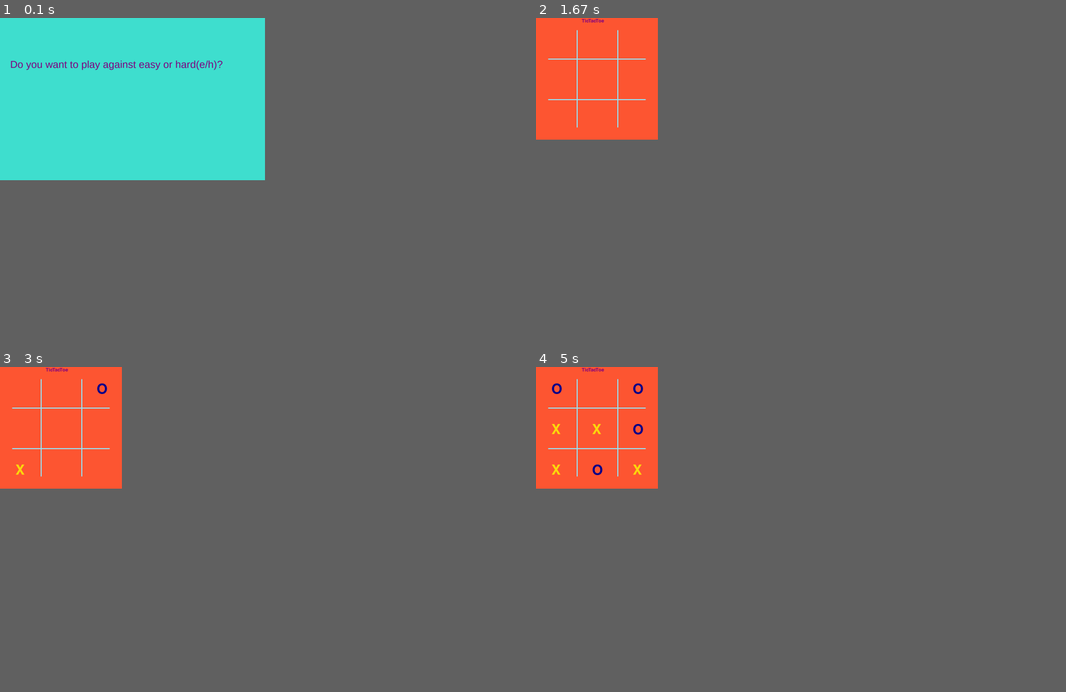
Above: before the commit, frames 1-4 (two rows, left to right).
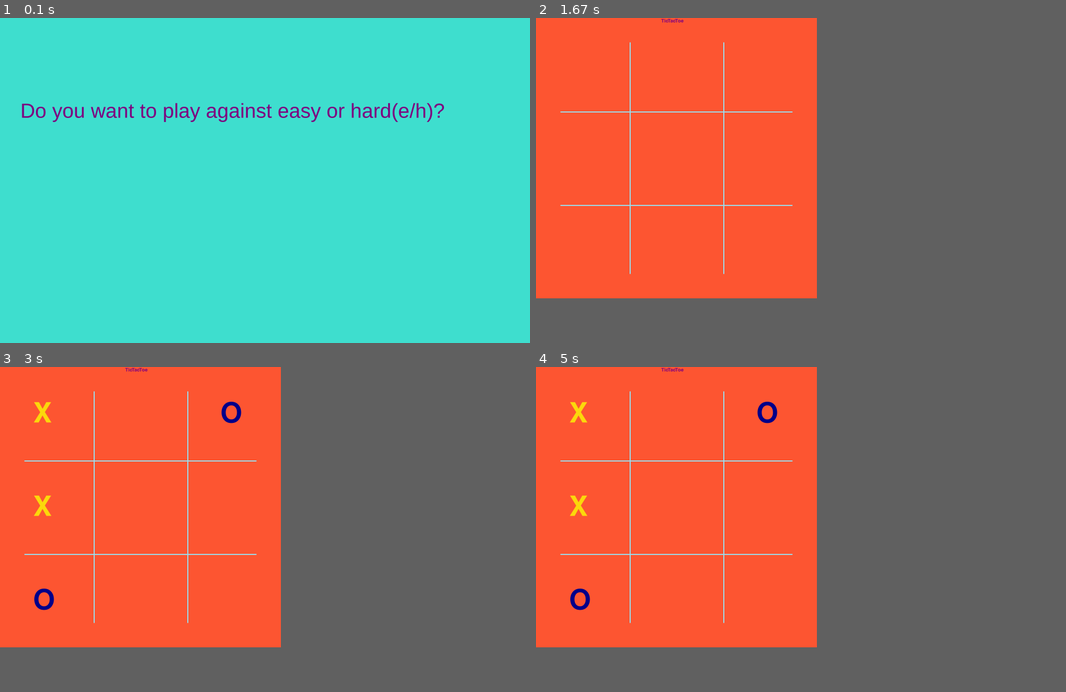
Above: after the commit, the same moments.

Repository: vv-ss/avpython
Game: pygame game, started from jugend_forscht/tictactoe/tictactoe pygame.py
Two runs of this game, one before a commit and one after it. Both use one fixed random seed, a clock stepped at 60 frames per second and the inputs below.
Inputs (mouse positions are in pixels of both pictures, inside the frame that each line leads up to):
- Up to frame 1 (0.1 s): no input
- Up to frame 2 (1.67 s): tap E at 0.33 s; tap 3 at 0.67 s; tap Y at 1.1 s
- Up to frame 3 (3 s): move the mouse to (21, 458) at 1.7 s; click (21, 458) at 2.03 s; move the mouse to (21, 467) at 2.5 s; click (21, 467) at 2.78 s
- Up to frame 4 (5 s): move the mouse to (562, 409) at 3.2 s; click (562, 409) at 3.48 s; move the mouse to (589, 419) at 3.9 s; click (589, 419) at 4.15 s; move the mouse to (615, 471) at 4.57 s; click (615, 471) at 4.82 s
In our replay, in frame 1 the window is 450x276 before the commit and 900x553 after it. These sizes can differ from the game's own. Grey fills any space a smaller window leaves; there, only what the larger window draws over its background counts as a difference.

The runs differ from the first frame. In frame 1, 1.7% of the frame differs, in the area x 2-84%, y 13-33%; in frame 2, 1.0%; in frame 3, 1.5%; in frame 4, 1.7%, in the area x 2-49%, y 0-79%.

Commit message:
vergroessert and translated

Diff:
--- a/jugend_forscht/tictactoe/tictactoe pygame.py
+++ b/jugend_forscht/tictactoe/tictactoe pygame.py
@@ -2,183 +2,184 @@
 from pygame.locals import *
 import random
 
+groessen_faktor = 2
 Wert_dict = {}
-com_move_first = True
-cell_width = 200
+com_ist_dran = True
+kaestchen_groesse = 230*groessen_faktor
 
 # Welche Züge kann der Spieler ziehen
-def next_players_state(n):
-    moves = []
-    for i in range(0, len(n)):
-        if n[i] == '0':
-            x = list(n)
-            x[i] = '2'
-            moves.append(''.join(x))
-    return moves
+def naechste_spieler_zuege(brettzustand):
+    zuege = []
+    for kaestchen in range(0, len(brettzustand)):
+        if brettzustand[kaestchen] == '0':
+            x = list(brettzustand)
+            x[kaestchen] = '2'
+            zuege.append(''.join(x))
+    return zuege
 
 # Welche Züge kann der Computer ziehen
-def next_com_state(n):
-    next_states = []
-    for i in range(0, len(n)):
-        if n[i] == '0':
-            x = list(n)
-            x[i] = '1'
-            next_states.append(''.join(x))
-    return next_states
+def naechste_com_zuege(brettzustand):
+    naechste_zuege = []
+    for kaestchen in range(0, len(brettzustand)):
+        if brettzustand[kaestchen] == '0':
+            x = list(brettzustand)
+            x[kaestchen] = '1'
+            naechste_zuege.append(''.join(x))
+    return naechste_zuege
 
 # Unentschieden
-def draw(n):
-    if is_player_end_state(n) or is_com_end_state(n) or '0' in n:
+def unentschieden(brettzustand):
+    if spieler_hat_gewonnen(brettzustand) or com_hat_gewonnen(brettzustand) or '0' in brettzustand:
         return False
     else:
         return True
 
 # Positionen, wie die Lage aussehen könnte, wenn der Spieler gewinnt
-def is_player_end_state(n):
+def spieler_hat_gewonnen(n):
     if len(n) == 9:
         if n[0] == n[3] == n[6] == '2':
-            player_win = True
+            spieler_sieg = True
         elif n[1] == n[4] == n[7] == '2':
-            player_win = True
+            spieler_sieg = True
         elif n[2] == n[5] == n[8] == '2':
-            player_win = True
+            spieler_sieg = True
         elif n[0] == n[1] == n[2] == '2':
-            player_win = True
+            spieler_sieg = True
         elif n[3] == n[4] == n[5] == '2':
-            player_win = True
+            spieler_sieg = True
         elif n[6] == n[7] == n[8] == '2':
-            player_win = True
+            spieler_sieg = True
         elif n[0] == n[4] == n[8] == '2':
-            player_win = True
+            spieler_sieg = True
         elif n[2] == n[4] == n[6] == '2':
-            player_win = True
+            spieler_sieg = True
         else:
-            player_win = False
-        return player_win
+            spieler_sieg = False
+        return spieler_sieg
     if len(n) == 16:
         if n[0] == n[4] == n[8] == n[12] == '2':
-            player_win = True
+            spieler_sieg = True
         elif n[1] == n[5] == n[9] == n[13] == '2':
-            player_win = True
+            spieler_sieg = True
         elif n[2] == n[6] == n[10] == n[14] == '2':
-            player_win = True
+            spieler_sieg = True
         elif n[3] == n[7] == n[11] == n[15] == '2':
-            player_win = True
+            spieler_sieg = True
         elif n[0] == n[1] == n[2] == n[3] == '2':
-            player_win = True
+            spieler_sieg = True
         elif n[4] == n[5] == n[6] == n[7] == '2':
-            player_win = True
+            spieler_sieg = True
         elif n[8] == n[9] == n[10] == n[11] == '2':
-            player_win = True
+            spieler_sieg = True
         elif n[12] == n[13] == n[14] == n[15] == '2':
-            player_win = True
+            spieler_sieg = True
         elif n[0] == n[5] == n[10] == n[15] == '2':
-            player_win = True
+            spieler_sieg = True
         elif n[3] == n[6] == n[9] == n[12] == '2':
-            player_win = True
+            spieler_sieg = True
         else:
-            player_win = False
-        return player_win
+            spieler_sieg = False
+        return spieler_sieg
 
 
 # Positionen, wie die Lage aussehen könnte, wenn der Computer gewinnt
-def is_com_end_state(n):
+def com_hat_gewonnen(n):
    if len(n) == 9:
        if n[0] == n[3] == n[6] == '1':
-           computer_win = True
+           com_sieg = True
        elif n[1] == n[4] == n[7] == '1':
-           computer_win = True
+           com_sieg = True
        elif n[2] == n[5] == n[8] == '1':
-           computer_win = True
+           com_sieg = True
        elif n[0] == n[1] == n[2] == '1':
-           computer_win = True
+           com_sieg = True
        elif n[3] == n[4] == n[5] == '1':
-           computer_win = True
+           com_sieg = True
        elif n[6] == n[7] == n[8] == '1':
-           computer_win = True
+           com_sieg = True
        elif n[0] == n[4] == n[8] == '1':
-           computer_win = True
+           com_sieg = True
        elif n[2] == n[4] == n[6] == '1':
-           computer_win = True
+           com_sieg = True
        else:
-           computer_win = False
-       return computer_win
+           com_sieg = False
+       return com_sieg
    if len(n) == 16:
        if n[0] == n[4] == n[8] == n[12] == '1':
-           computer_win = True
+           com_sieg = True
        elif n[1] == n[5] == n[9] == n[13] == '1':
-           computer_win = True
+           com_sieg = True
        elif n[2] == n[6] == n[10] == n[14] == '1':
-           computer_win = True
+           com_sieg = True
        elif n[3] == n[7] == n[11] == n[15] == '1':
-           computer_win = True
+           com_sieg = True
        elif n[0] == n[1] == n[2] == n[3] == '1':
-           computer_win = True
+           com_sieg = True
        elif n[4] == n[5] == n[6] == n[7] == '1':
-           computer_win = True
+           com_sieg = True
        elif n[8] == n[9] == n[10] == n[11] == '1':
-           computer_win = True
+           com_sieg = True
        elif n[12] == n[13] == n[14] == n[15] == '1':
-           computer_win = True
+           com_sieg = True
        elif n[0] == n[5] == n[10] == n[15] == '1':
-           computer_win = True
+           com_sieg = True
        elif n[3] == n[6] == n[9] == n[12] == '1':
-           computer_win = True
+           com_sieg = True
        else:
-           computer_win = False
-       return computer_win
+           com_sieg = False
+       return com_sieg
 # Ist der Computer dran?
-def com_turn(state):
+def com_dran(state):
     X = 0
     O = 0
-    for i in state:
-        if i == '1':
+    for kaestchen in state:
+        if kaestchen == '1':
             O += 1
-        if i == '2':
+        if kaestchen == '2':
             X += 1
     if O == X:
-        if com_move_first:
+        if com_ist_dran:
             return True
         else:
             return False
     else:
-        if not com_move_first:
+        if not com_ist_dran:
             return True
         else:
             return False
 
-# Wir geben jedem möglichem Zug einen Wert
-def get_wert(state):
+# Wir geben jedem möglichen Zug einen Wert
+def berechne_wert(state):
     #print("Came to get_wert for ", state)
     if state in Wert_dict:
         return Wert_dict[state]
     #print("Wert not found in dict for ", state)
-    if is_com_end_state(state):
+    if com_hat_gewonnen(state):
         return 100
-    if is_player_end_state(state):
+    if spieler_hat_gewonnen(state):
         return -100
-    if draw(state):
+    if unentschieden(state):
         return 0
     alle_werte = []
     state_wert = 0
-    if com_turn(state):
-        for i in next_com_state(state):
-            alle_werte.append(get_wert(i))
+    if com_dran(state):
+        for zug in naechste_com_zuege(state):
+            alle_werte.append(berechne_wert(zug))
         state_wert = max(alle_werte)
     else:
-        for i in next_players_state(state):
-            alle_werte.append(get_wert(i))
+        for zug in naechste_spieler_zuege(state):
+            alle_werte.append(berechne_wert(zug))
         state_wert = min(alle_werte)
     Wert_dict[state] = state_wert
     return state_wert
 
 # In welches Kästchen soll der Computer ziehen?
-def com_move(state):
-    next_states = next_com_state(state)
+def com_zug(state):
+    next_states = naechste_com_zuege(state)
     next_best_state = next_states[0]
-    next_best_wert = get_wert(next_best_state)
+    next_best_wert = berechne_wert(next_best_state)
     for i in next_states:
-        wert = get_wert(i)
+        wert = berechne_wert(i)
         if wert > next_best_wert:
             next_best_wert = wert
             next_best_state = i
@@ -187,62 +188,62 @@
             return i
 
 # Der Computer zieht einen beliebigen Zug, sodass der Spieler auch gewinnen kann(einfache Spielvariante)
-def com_random_move(state):
+def beliebiger_com_zug(state):
     while True:
         x = random.randint(0, len(state)-1)
         if state[x] == '0':
             return x
 
 # Farben, die später gebraucht werden
-darkblue=(0,0,139)
+dunkelblau=(0, 0, 139)
 gold=(253, 218, 13)
-darkgreen2=(50,110,100)
-red= (255, 87, 51)
-darkgreen=(0,100,0)
-green = (0, 255, 0)
+dunkelgruen2=(50, 110, 100)
+rot= (255, 87, 51)
+dunkelgruen=(0, 100, 0)
+gruen = (0, 255, 0)
 türkis=(64, 224, 208)
 orange = (255,165,0)
-lightblue=(150,230,250)
-purple=(128,0,128)
+hellblau=(150, 230, 250)
+lila=(128, 0, 128)
 pygame.init()
 # Schriften, die später gebraucht werden
-font_style = pygame.font.SysFont("bahnschrift", 50)
-font_style2 = pygame.font.SysFont("comicschrift", 100)
+font_style = pygame.font.SysFont("bahnschrift", 50*groessen_faktor)
+font_style2 = pygame.font.SysFont("comicschrift", 100*groessen_faktor)
 
 # Der Computer berechnet mithilfe der Kordinaten in welches Kästchen der Spieler ziehen möchte
-def user_click():
+def spieler_klick():
     x, y = pygame.mouse.get_pos()
-    column = x//cell_width
-    row = y//cell_width
+    column = x // kaestchen_groesse
+    row = y // kaestchen_groesse
     return (row, column)
 
 # Das Brett wird in der Größe 3/4 gemalt
-def print_board(size):
-    margin = 60
-    surface = pygame.display.set_mode((size* cell_width, size*cell_width))
-    surface.fill(red)
+def drucke_brett(groesse):
+    abstand = 60*groessen_faktor
+    surface = pygame.display.set_mode((groesse * kaestchen_groesse, groesse * kaestchen_groesse))
+    surface.fill(rot)
     pygame.display.set_caption('Tik Tak Toe by Aarav and Viyona')
-    for n in range(1, size):
+    for n in range(1, groesse):
         # Striche, die senkrecht sind
-        pygame.draw.rect(window, lightblue, pygame.Rect(n*cell_width, margin, 5, size*cell_width - 2*margin))
+        pygame.draw.rect(window, hellblau, pygame.Rect(n * kaestchen_groesse, abstand, 5, groesse * kaestchen_groesse - 2 * abstand))
         # Striche, die waagerecht sind
-        pygame.draw.rect(window, lightblue, pygame.Rect(margin, n * cell_width, size * cell_width - 2*margin, 5))
-
-    text = font.render('TicTacToe', True, purple)
-    surface.blit(text, (size*cell_width/2-75,2))
+        pygame.draw.rect(window, hellblau, pygame.Rect(abstand, n * kaestchen_groesse, groesse * kaestchen_groesse - 2 * abstand, 5))
+
+    text = font.render('TicTacToe', True, lila)
+    surface.blit(text, (groesse * kaestchen_groesse / 2 - 75, 2))
     return surface
 
 # Der Hintergrund der Farben wird gemalt
-width=1300
-height=800
-window = pygame.display.set_mode((width,height))
+breite=1300*groessen_faktor
+hoehe=800*groessen_faktor
+window = pygame.display.set_mode((breite, hoehe))
 pygame.display.set_caption('Tik Tak Toe by Aarav and Viyona')
 font = pygame.font.Font('freesansbold.ttf', 24)
-green_cover=pygame.draw.rect(window,türkis,pygame.Rect(0,0,width,height))
+green_cover=pygame.draw.rect(window, türkis, pygame.Rect(0, 0, breite, hoehe))
 
 # Computer frägt erste Frage
-question1=font_style.render('Do you want to play against easy or hard(e/h)?',True,purple)
-window.blit(question1, (50,200))
+erste_frage=font_style.render('Do you want to play against easy or hard(e/h)?', True, lila)
+window.blit(erste_frage, (50*groessen_faktor, 200*groessen_faktor))
 pygame.display.flip()
 
 # Computer beobachtet bis der Spieler "e" oder "h" drückt
@@ -263,19 +264,19 @@
                 print("Key H has been pressed")
                 break
 # Computer schreibt die Antwort der ersten Frage darunter
-answer1=font_style.render("You chose " + computer_stufe, True, darkgreen)
-window.blit(answer1, (50,250))
+erste_antwort=font_style.render("You chose " + computer_stufe, True, dunkelgruen)
+window.blit(erste_antwort, (50*groessen_faktor, 250*groessen_faktor))
 pygame.display.flip()
 
 # Computer frägt zweite Frage
-question=font_style.render('Do you want to play on 3x3 or 4x4 (3/4)?',True,purple)
-window.blit(question, (50,370))
+zweite_frage=font_style.render('Do you want to play on 3x3 or 4x4 (3/4)?', True, lila)
+window.blit(zweite_frage, (50*groessen_faktor, 370*groessen_faktor))
 pygame.display.flip()
 
 # Computer beobachtet bis der Spieler "3" oder "4" drückt
-board_size = None
+brett_groesse = None
 while True:
-    if (board_size):
+    if (brett_groesse):
         break
     for event in pygame.event.get():
         if event.type == QUIT:
@@ -283,28 +284,28 @@
         elif event.type == pygame.KEYDOWN:
             if event.key == pygame.K_3:
                 print("Key 3 has been pressed")
-                board_size = 3
+                brett_groesse = 3
                 break
             if event.key == pygame.K_4:
-                board_size = 4
+                brett_groesse = 4
                 print("Key 4 has been pressed")
                 break
 
 # Computer schreibt die Antwort der zweiten Frage darunter
-answer=font_style.render("You chose " + str(board_size) + 'x' + str(board_size), True, darkgreen)
-window.blit(answer, (50,420))
+zweite_antwort=font_style.render("You chose " + str(brett_groesse) + 'x' + str(brett_groesse), True, dunkelgruen)
+window.blit(zweite_antwort, (50*groessen_faktor, 420*groessen_faktor))
 pygame.display.flip()
 
 # Computer frägt dritte Frage
-question2=font_style.render('Do you want to move first(y/n)?',True,purple)
-window.blit(question2, (50,540))
+dritte_frage=font_style.render('Do you want to move first(y/n)?', True, lila)
+window.blit(dritte_frage, (50*groessen_faktor, 540*groessen_faktor))
 pygame.display.flip()
 
 # Computer beobachtet bis der Spieler "n" oder "y" drückt
 # Computer beobachtet bis der Spieler "n" oder "y" drückt
-start_player = None
+spieler_faengt_an = None
 while True:
-    if start_player:
+    if spieler_faengt_an:
         break
     for event in pygame.event.get():
         if event.type == QUIT:
@@ -312,59 +313,59 @@
         elif event.type == pygame.KEYDOWN:
             if event.key == pygame.K_y:
                 print("Key Y has been pressed")
-                start_player = 'Y'
+                spieler_faengt_an = 'Y'
                 break
             if event.key == pygame.K_n:
-                start_player = 'N'
+                spieler_faengt_an = 'N'
                 print("Key N has been pressed")
                 break
 
 # So läuft das Spiel ab
 def game():
-    global com_move_first
-    if start_player == 'Y':
-        com_move_first = False
-    surface = print_board(board_size)
+    global com_ist_dran
+    if spieler_faengt_an == 'Y':
+        com_ist_dran = False
+    surface = drucke_brett(brett_groesse)
     pygame.display.flip()
-    state = '0'*(board_size*board_size)
+    spielstand = '0'*(brett_groesse * brett_groesse)
     while True:
         # Wenn es Unentschieden ist oder jemand gewonnen hat, soll der Computer hinschreiben wie das Spiel geendet ist
-        if draw(state):
-            computerwin = font_style.render('DRAW!!!', True, purple)
-            surface.blit(computerwin, (board_size * cell_width / 2 - 100, board_size * cell_width-60))
+        if unentschieden(spielstand):
+            computerwin = font_style.render('DRAW!!!', True, lila)
+            surface.blit(computerwin, (brett_groesse * kaestchen_groesse / 2 - 200, brett_groesse * kaestchen_groesse - 50*groessen_faktor))
             pygame.display.flip()
             break
-        if is_com_end_state(state):
-            computerwin = font_style.render('COMPUTER WON!!!', True, purple)
-            surface.blit(computerwin, (board_size*cell_width/2-175, board_size*cell_width-60))
+        if com_hat_gewonnen(spielstand):
+            computerwin = font_style.render('COMPUTER WON!!!', True, lila)
+            surface.blit(computerwin, (brett_groesse * kaestchen_groesse / 2 - 225, brett_groesse * kaestchen_groesse - 50*groessen_faktor))
             pygame.display.flip()
             break
-        if is_player_end_state(state):
-            computerwin = font_style.render('PLAYER WON!!!', True, purple)
-            surface.blit(computerwin, (board_size * cell_width /2-175, board_size * cell_width -60))
+        if spieler_hat_gewonnen(spielstand):
+            computerwin = font_style.render('PLAYER WON!!!', True, lila)
+            surface.blit(computerwin, (brett_groesse * kaestchen_groesse / 2 - 225, brett_groesse * kaestchen_groesse - 50*groessen_faktor))
             pygame.display.flip()
             break
-        if com_turn(state):
+        if com_dran(spielstand):
             if computer_stufe == 'Hard':
                 zeros = 0
-                for i in range(0, board_size*board_size):
-                    if state[i] == '0':
+                for i in range(0, brett_groesse * brett_groesse):
+                    if spielstand[i] == '0':
                         zeros = zeros + 1
                 if zeros > 12:
-                    move = com_random_move(state)
+                    move = beliebiger_com_zug(spielstand)
                 else:
-                    move = com_move(state)
+                    move = com_zug(spielstand)
             else:
                 # Der Computer malt
-                move = com_random_move(state)
-            row = move // board_size
-            column = move % board_size
-            Oletter = font_style2.render('O', True, darkblue)
-            surface.blit(Oletter, (cell_width * column + cell_width / 3 + 10, cell_width * row + cell_width / 3 + 10))
+                move = beliebiger_com_zug(spielstand)
+            row = move // brett_groesse
+            column = move % brett_groesse
+            Oletter = font_style2.render('O', True, dunkelblau)
+            surface.blit(Oletter, (kaestchen_groesse * column + kaestchen_groesse / 3 + 10, kaestchen_groesse * row + kaestchen_groesse / 3 + 10))
             pygame.display.update()
-            state_list = list(state)
+            state_list = list(spielstand)
             state_list[move] = '1'
-            state = ''.join(state_list)
+            spielstand = ''.join(state_list)
         else:
             # Player turn
             moved = False
@@ -373,21 +374,21 @@
                     if event.type == QUIT:
                         pygame.quit()
                     elif event.type == pygame.MOUSEBUTTONDOWN:
-                        (row, column) = user_click()
-                        if state[row*board_size + column] != '0':
+                        (row, column) = spieler_klick()
+                        if spielstand[row * brett_groesse + column] != '0':
                             break
                         print(row, column)
                         Xletter=font_style2.render('X', True, gold)
-                        surface.blit(Xletter, (cell_width * column + cell_width / 3 + 10, cell_width * row + cell_width / 3 + 10))
+                        surface.blit(Xletter, (kaestchen_groesse * column + kaestchen_groesse / 3 + 10, kaestchen_groesse * row + kaestchen_groesse / 3 + 10))
                         pygame.display.update()
                         moved = True
                         break
                     else:
                         pass
                 if moved:
-                    state_list = list(state)
-                    state_list[row*board_size + column] = '2'
-                    state = ''.join(state_list)
+                    state_list = list(spielstand)
+                    state_list[row * brett_groesse + column] = '2'
+                    spielstand = ''.join(state_list)
                     break
 
     while True:
